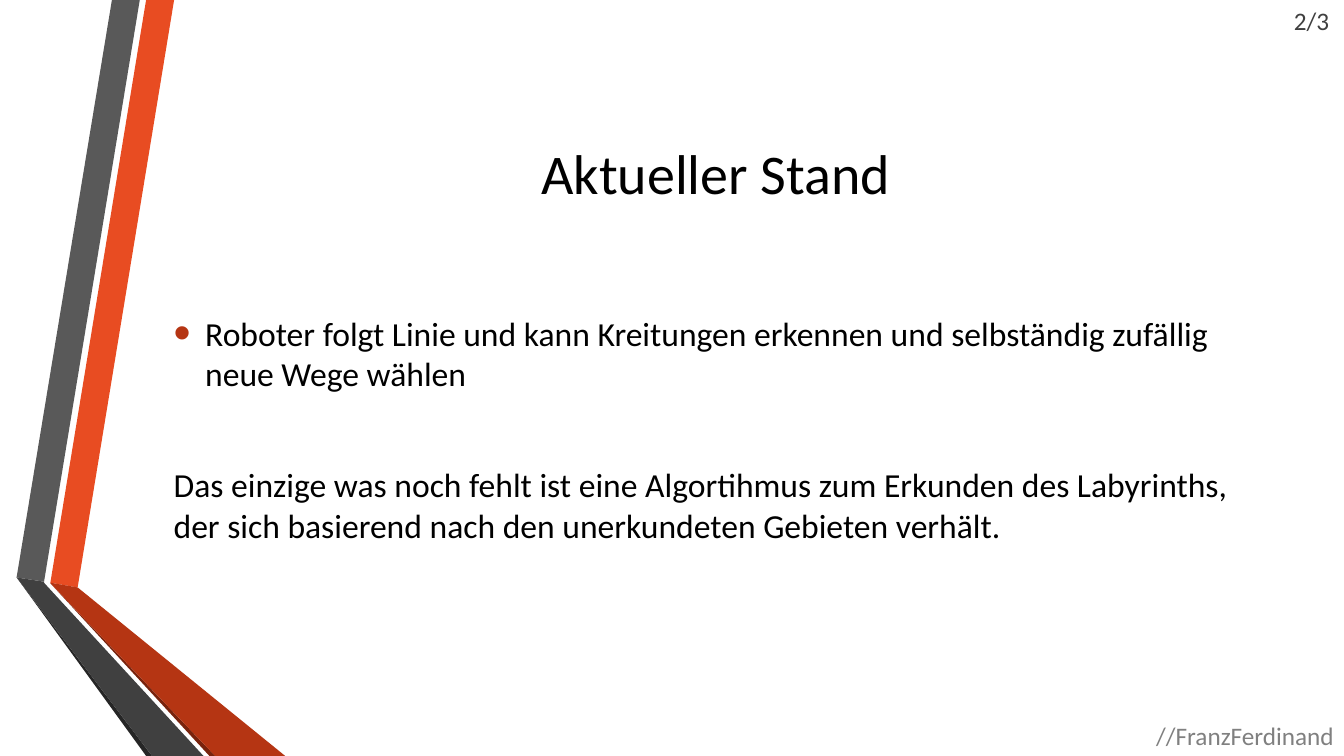
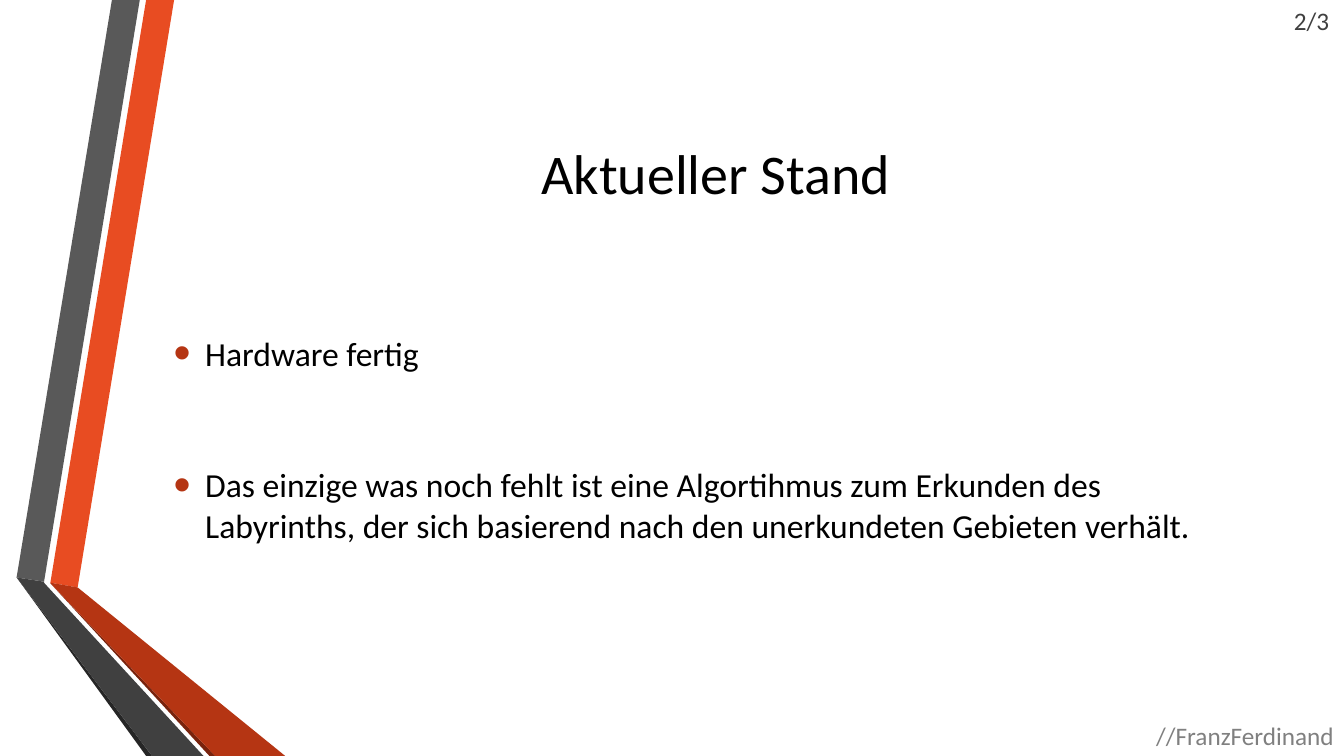
Before and after one commit to Sinnlosvoll/FranzFerdinand, a slide deck: slide 3 of scrum/24.03.2014.pptm. Drawn at 1344x756 pixels with LibreOffice and Linux fonts; fonts in the diff are those of the drawing; background and template pictures are left out. Boxes give left, top, right and bottom in pixels: in the first picture for what was removed or moved away, otherwise in the second. Text is boxed around its words. In the diff, an @@ line names an element or a change of style, - is before the commit and + after.

```diff
--- a/scrum/24.03.2014.pptm
+++ b/scrum/24.03.2014.pptm
@@ text at [205, 342, 418, 372]: text changed @@
-• Roboter folgt Linie und kann Kreitungen erkennen und selbständig zufällig neue Wege wählen
+• Hardware fertig
@@ text "Das einzige was noch fehlt ..." at [205, 473, 1189, 544]: bullet none to • @@
```
Also in this commit, not shown: 3 other slides changed, 45 other files.
